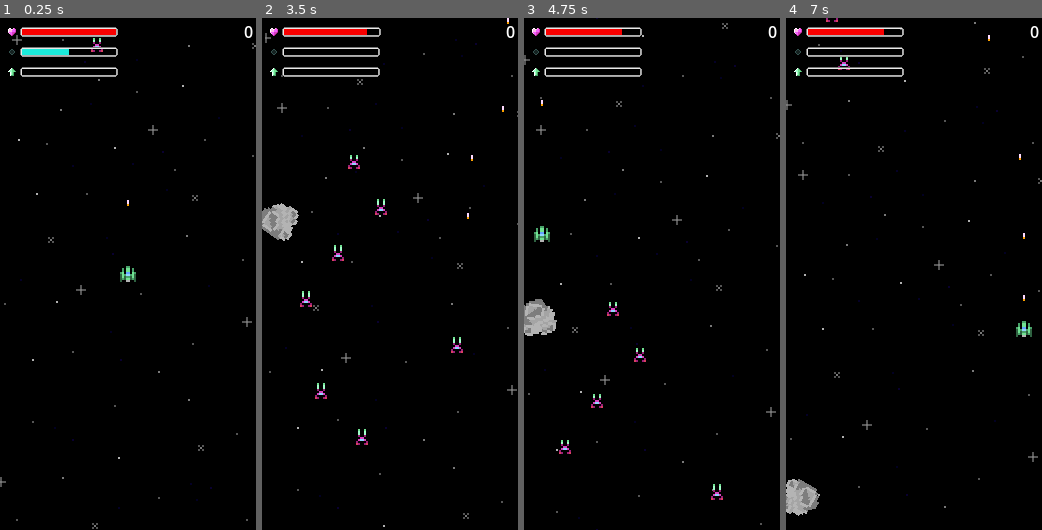
Above: before the commit, frames 1-4 (left to right).
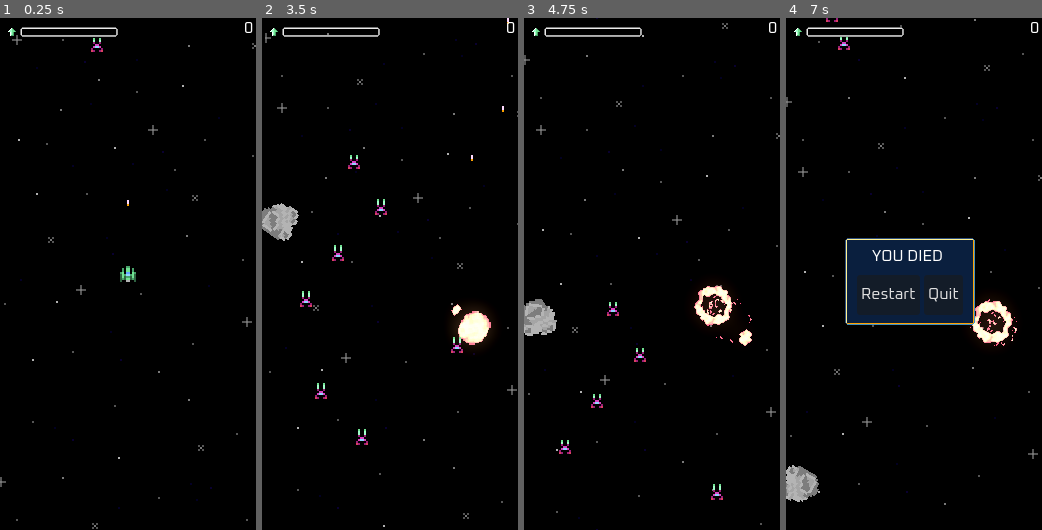
Above: after the commit, the same moments.

Repository: phybros/fly-up
Game: Godot game, scene res://_uber_scene.tscn
Two runs of this game, one before a commit and one after it. Both use one fixed random seed, a clock stepped at 60 frames per second and the inputs below.
Inputs (mouse positions are in pixels of both pictures, inside the frame that each line leads up to):
- Up to frame 1 (0.25 s): no input
- Up to frame 2 (3.5 s): tap Enter (ui_accept) at 0.5, 0.77, 1.52, 3.02 s; move the mouse to (446, 248) at 0.52 s; hold Right (move_right) 0.53-1.28 s; tap F at 0.6, 2.85 s; click (446, 248) at 0.67 s; move the mouse to (338, 299) at 1.27 s; hold Down (move_down) 1.28-2.03 s; tap 0 at 1.35 s; move the mouse to (415, 161) at 2.02 s; hold Right (move_right) 2.03-2.78 s; hold 1 2.03-2.78 s; move the mouse to (377, 376) at 2.77 s; hold W (move_up) from 2.78 s (still down); click (377, 376) at 2.92 s
- Up to frame 3 (4.75 s): move the mouse to (728, 350) at 3.52 s; release W (move_up) at 3.53 s; hold 0 3.53-4.28 s; hold Left (move_left) from 3.53 s (still down); tap Enter (ui_accept) at 3.77, 4.52 s; move the mouse to (575, 197) at 4.27 s; tap 1 at 4.35 s
- Up to frame 4 (7 s): move the mouse to (926, 274) at 5.02 s; release Left (move_left) at 5.03 s; hold Down (move_down) 5.03-5.78 s; tap F at 5.1 s; click (926, 274) at 5.17 s; move the mouse to (875, 146) at 5.77 s; hold Right (move_right) 5.78-6.53 s; tap 0 at 5.85 s; tap Enter (ui_accept) at 6.02, 6.77 s; move the mouse to (970, 248) at 6.52 s; hold W (move_up) from 6.53 s (still down); hold 1 from 6.53 s (still down)

The runs differ from the first frame. In frame 1, 1.4% of the frame differs, in the area x 3-99%, y 0-12%; in frame 2, 2.1%; in frame 3, 2.3%; in frame 4, 12%, in the area x 0-100%, y 0-98%.

Commit message:
new font, tweak player health

Diff:
--- a/game_manager.gd
+++ b/game_manager.gd
@@ -1,6 +1,8 @@
 extends Node
 
-@export var health: int = 100
+const STARTING_HEALTH := 1
+
+@export var health: int = STARTING_HEALTH
 @export var score: int = 0
 @export var energy: int = 0
 @export var shield_charge: int = 0
@@ -141,7 +143,7 @@
 
 
 func do_restart():
-	health = 100
+	health = STARTING_HEALTH
 	score = 0
 	energy = 0
 	super_weapon_ready = false
--- a/main.tscn
+++ b/main.tscn
@@ -160,6 +160,7 @@
 theme_override_constants/separation = 8
 
 [node name="HealthContainer" type="HBoxContainer" parent="UI/VBoxContainer" unique_id=525060236]
+visible = false
 custom_minimum_size = Vector2(0, 12)
 layout_mode = 2
 
@@ -183,6 +184,7 @@
 tint_progress = Color(0.979206, 2.83971e-06, 3.85046e-07, 1)
 
 [node name="ShieldContainer" type="HBoxContainer" parent="UI/VBoxContainer" unique_id=1861707437]
+visible = false
 layout_mode = 2
 
 [node name="ShieldIcon" type="TextureRect" parent="UI/VBoxContainer/ShieldContainer" unique_id=23515404]
--- a/player.gd
+++ b/player.gd
@@ -21,7 +21,7 @@
 var velocity = Vector2.ZERO  # Current velocity
 
 const WEAPON_THREE_SHOT := 2
-const WEAPON_PLASMA := 3
+const WEAPON_PLASMA := 4
 const MINE_COUNT := 5
 const MINE_ORBIT_RADIUS := 20.0
 const MINE_ORBIT_SPEED := 2.5
--- a/project.godot
+++ b/project.godot
@@ -31,7 +31,7 @@
 
 window/size/viewport_width=256
 window/size/viewport_height=512
-window/stretch/mode="viewport"
+window/stretch/mode="canvas_items"
 window/handheld/orientation=1
 
 [editor_plugins]
@@ -45,6 +45,11 @@
 Player=""
 Beams=""
 "Enemy Projectiles"=""
+
+[gui]
+
+theme/default_font_multichannel_signed_distance_field=true
+theme/custom_font="uid://u46m18hy3y06"
 
 [input]
 
Binary file added: _fonts/Oxanium-Regular.ttf
Not shown, added: _fonts/Oxanium-Regular.ttf.import
